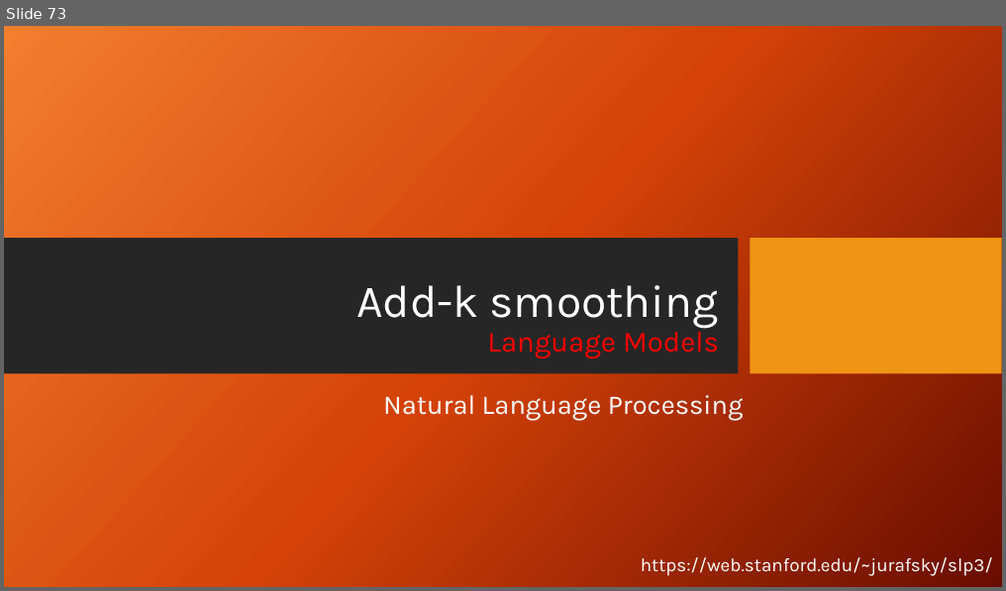
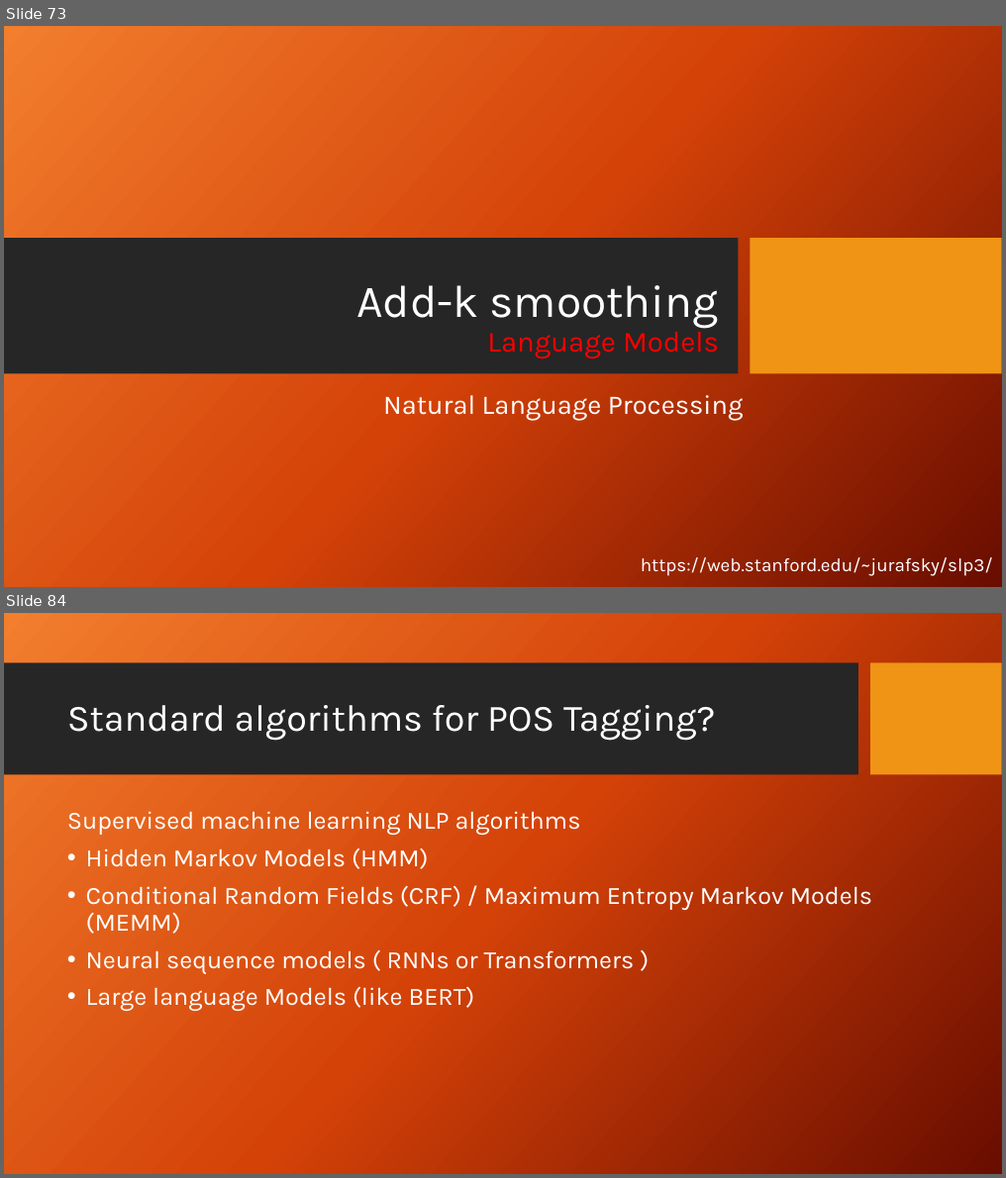
Before and after one commit to FaisalAhmedBijoy/Natural-Language-Processing-with-Python, a slide deck: docs/NLP_bangla_tutorial.pptx. Shown one above the other, each under a label of ours: slide 73 before the commit, slides 73 and 84 after it; the slides between them are not shown. The pictures are 1006x591 and 1006x1178 pixels, drawn with LibreOffice and Linux fonts; fonts in the diff are those of the drawing; background and template pictures are left out. Boxes give left, top, right and bottom in pixels: in the first picture for what was removed or moved away, otherwise in the second. Text is boxed around its words. In the diff, an @@ line names an element or a change of style, - is before the commit and + after.

```diff
--- a/docs/NLP_bangla_tutorial.pptx
+++ b/docs/NLP_bangla_tutorial.pptx
@@ slide 84 added at (4,613,1002,1174), background picture (left out) @@
@@ rectangle added at (4,663,858,775), fill #262626 @@
@@ rectangle added at (871,663,1002,775), fill #F09415 @@
@@ title added at (67,705,715,740), 36 pt, text #FFFFFF @@
+Standard algorithms for POS Tagging?
@@ text added at (67,811,872,1011), 24 pt, text #FFFFFF @@
+Supervised machine learning NLP algorithms
+• Hidden Markov Models (HMM)
+• Conditional Random Fields (CRF) / Maximum Entropy Markov Models (MEMM)
+• Neural sequence models ( RNNs or Transformers )
+• Large language Models (like BERT)
```
Also in this commit, not shown: 11 other slides added, 1 slide removed.
